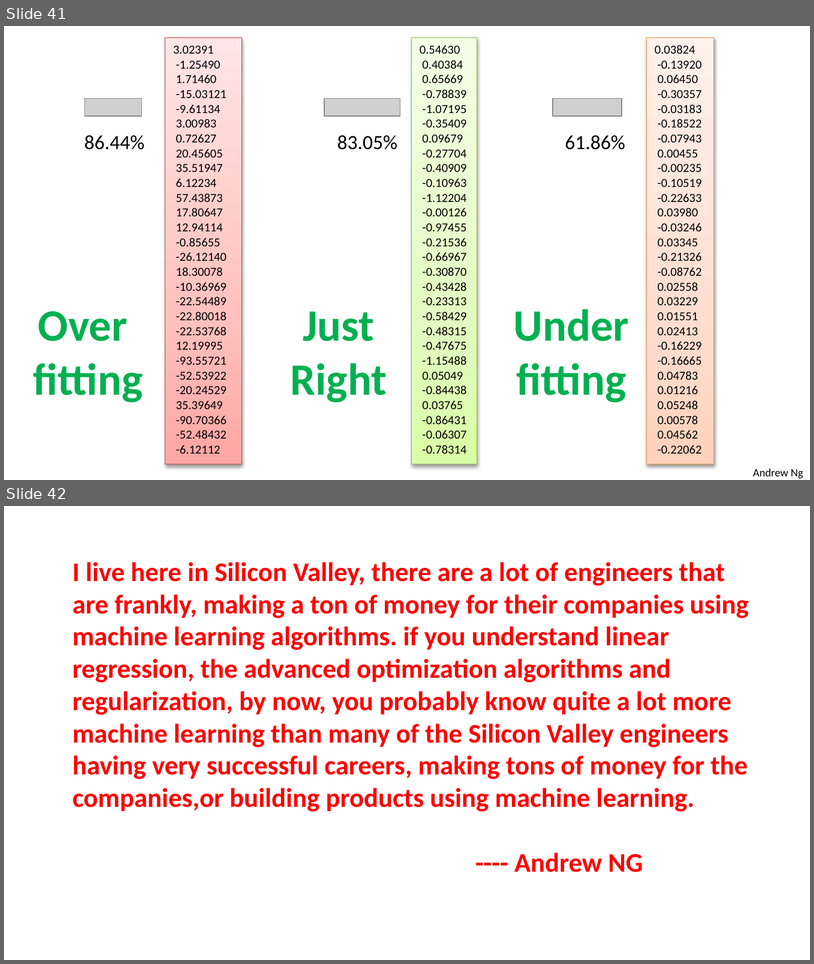
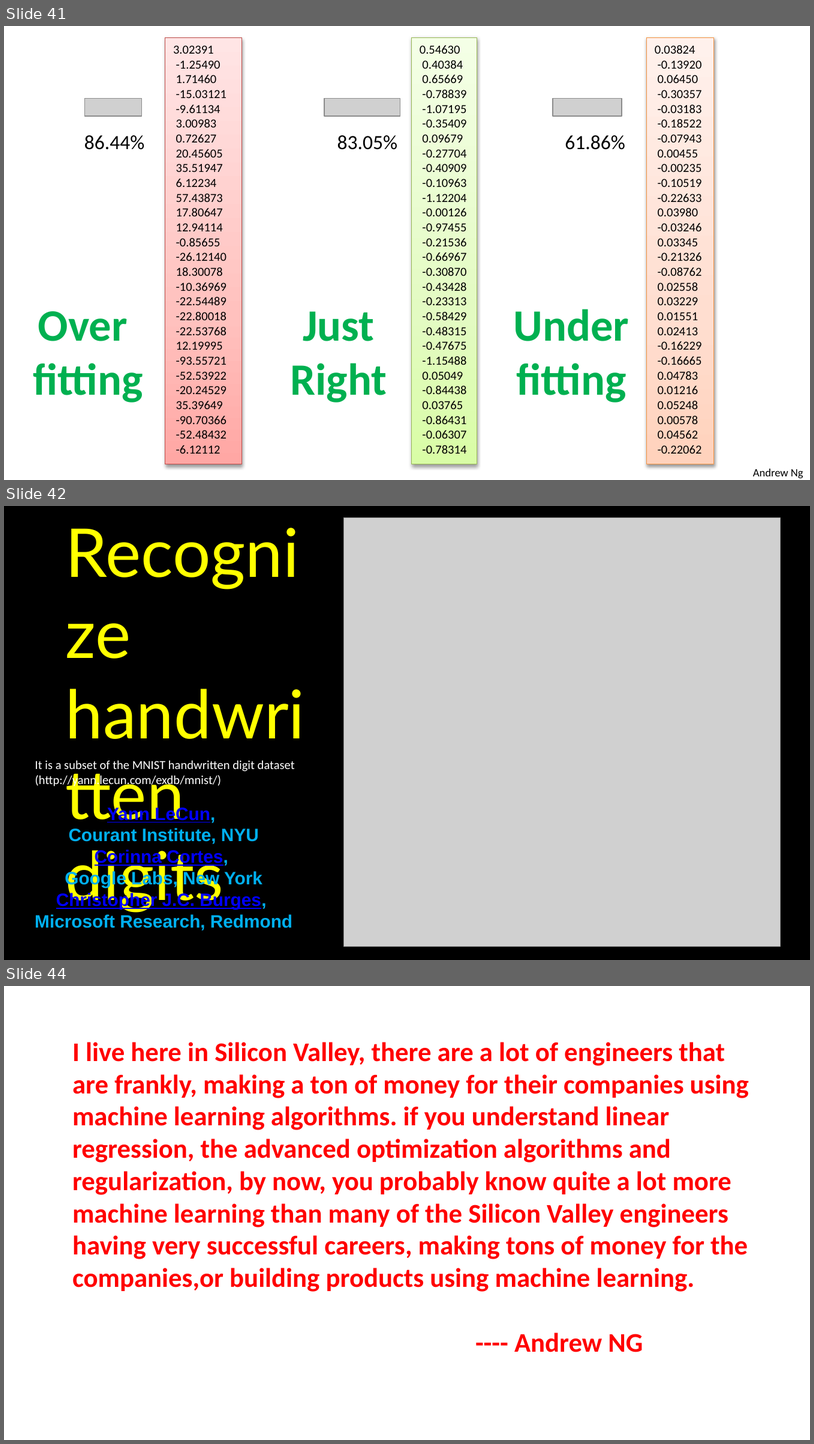
Before and after one commit to sunzuolei/ml, a slide deck: Slides/5_Regularization.pptx. Shown one above the other, each under a label of ours: slides 41 and 42 before the commit, slides 41, 42 and 44 after it; the slides between them are not shown. The pictures are 814x964 and 814x1444 pixels, drawn with LibreOffice and Linux fonts; fonts in the diff are those of the drawing; grey boxes stand for pictures; background and template pictures are left out. Boxes give left, top, right and bottom in pixels: in the first picture for what was removed or moved away, otherwise in the second. Text is boxed around its words. In the diff, an @@ line names an element or a change of style, - is before the commit and + after.

```diff
--- a/Slides/5_Regularization.pptx
+++ b/Slides/5_Regularization.pptx
@@ slide 42 added at [4,506,810,960], background #000000 @@
@@ picture added at [344,518,780,946] @@
@@ text added at [35,760,295,787], 11 pt, text #FFFFFF @@
+It is a subset of the MNIST handwritten digit dataset (http://yann.lecun.com/exdb/mnist/)
@@ text added at [35,805,293,930], 16 pt, text #00B0F0, bold @@
+Yann LeCun,
+Courant Institute, NYU
+Corinna Cortes,
+Google Labs, New York
+Christopher J.C. Burges,
+Microsoft Research, Redmond
@@ text added at [66,841,224,912], 60 pt, text #FFFF00 @@
+Recognize
+handwritten
+digits
@@ text added at [757,945,792,959], 10 pt, text #000000 @@
+Andrew Ng
@@ what was slide 42 is now slide 44 @@
```
Also in this commit, not shown: 2 slides changed, 1 other slide added, 5 other files.
